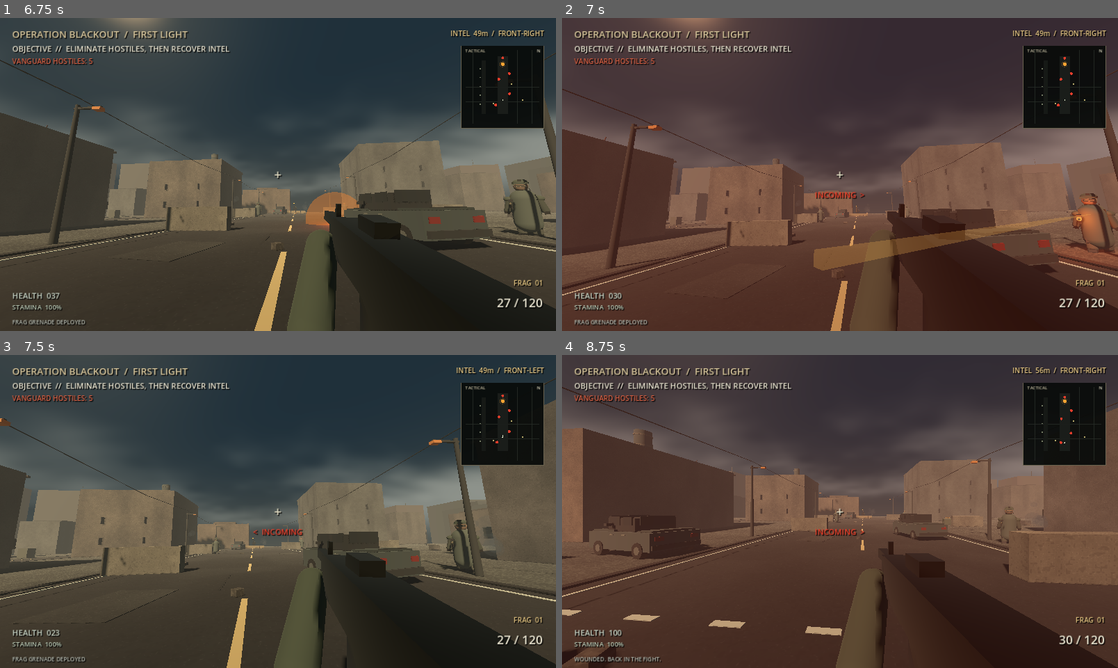
Above: before the commit, frames 1-4 (two rows, left to right).
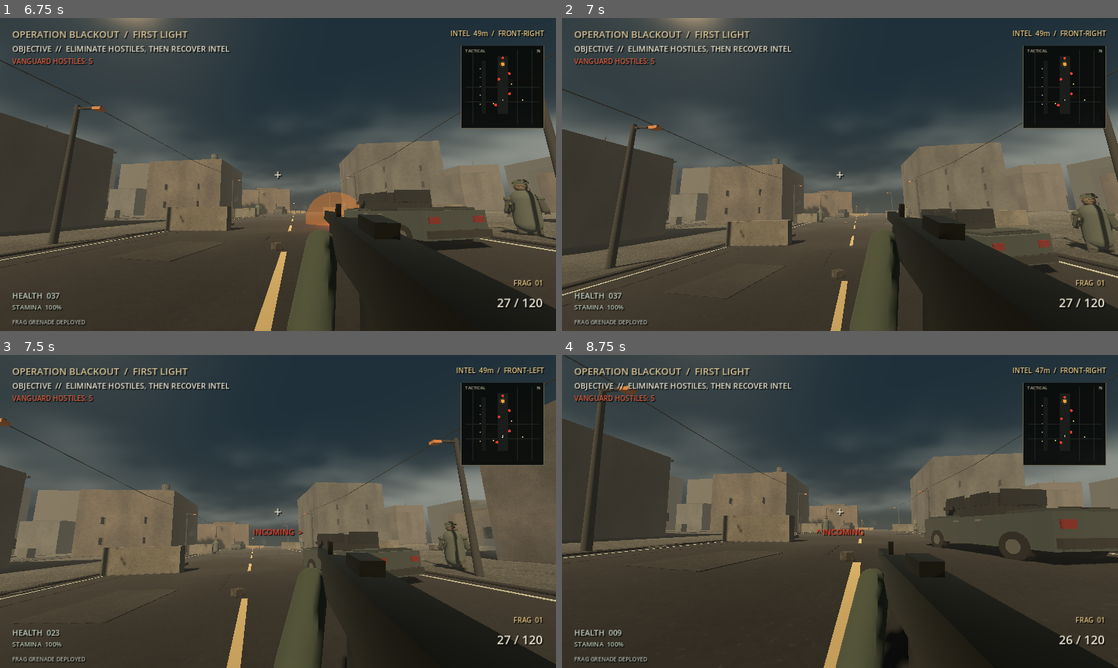
Above: after the commit, the same moments.

Repository: Liladizilla/operation-blackout
Game: Godot game, scene res://scenes/main.tscn
Same seed, same stepped clock (60 frames per second), same inputs: the game is played once before the commit and once after it.
Inputs (mouse positions are in pixels of both pictures, inside the frame that each line leads up to):
- Up to frame 1 (6.75 s): click "DEPLOY / BEGIN OPERATION" at 0.5 s; tap Enter at 1.25, 5.1 s; move the mouse to (305, 174) at 1.27 s; hold W (move_forward) 1.28-6.53 s; tap Ctrl (crouch) at 1.35, 5.85 s; click (305, 174) at 1.42 s; tap Space (jump) at 1.52, 1.82, 2.27, 2.57, 3.77, 4.07, 4.52, 4.82, 5.27, 5.57 s; move the mouse to (250, 174) at 2.02 s; tap F (interact) at 2.1, 6.6 s; move the mouse to (289, 168) at 2.77 s; tap Z (prone) at 2.85 s; move the mouse to (272, 180) at 3.52 s; tap Shift (sprint) at 3.6 s; click (272, 180) at 3.67 s; move the mouse to (316, 177) at 4.27 s; tap G (throw_grenade) at 4.35 s; move the mouse to (233, 171) at 5.02 s; move the mouse to (283, 174) at 5.77 s; click (283, 174) at 5.92 s; move the mouse to (255, 168) at 6.52 s; hold E (lean_right) from 6.53 s (still down)
- Up to frame 2 (7 s): keep holding E (lean_right); tap Space (jump) at 6.77 s
- Up to frame 3 (7.5 s): tap Space (jump) at 7.07 s; move the mouse to (305, 511) at 7.27 s; release E (lean_right) at 7.28 s; hold W (move_forward) from 7.28 s (still down); tap Z (prone) at 7.35 s
- Up to frame 4 (8.75 s): keep holding W (move_forward); tap Space (jump) at 7.52, 7.82, 8.27, 8.57 s; move the mouse to (812, 511) at 8.02 s; tap Shift (sprint) at 8.1 s; click (812, 511) at 8.17 s

Frame 1 is identical in both runs. In frame 2, 3.8% of the frame differs, in the area x 0-100%, y 42-100%; in frame 3, 0.6%; in frame 4, 30%, in the area x 0-100%, y 0-100%.

Commit message:
Hold defensive cover after suppression ends

Diff:
--- a/scripts/enemy.gd
+++ b/scripts/enemy.gd
@@ -442,6 +442,10 @@
                 cover_timer = 1.0
             state = "REPOSITION"
             suppression_timer = maxf(suppression_timer, 0.35)
+        elif state == "REPOSITION" and cover_timer > 0.0:
+            # Finish the committed move and briefly hold cover even if the near-miss timer expires.
+            # Otherwise visible enemies immediately abandon cover and repeat the same exposed exchange.
+            state = "REPOSITION"
         elif suppression_timer > 0.0:
             state = "REPOSITION"
             # Preserve the actual source of incoming fire; do not assume it is the player.
